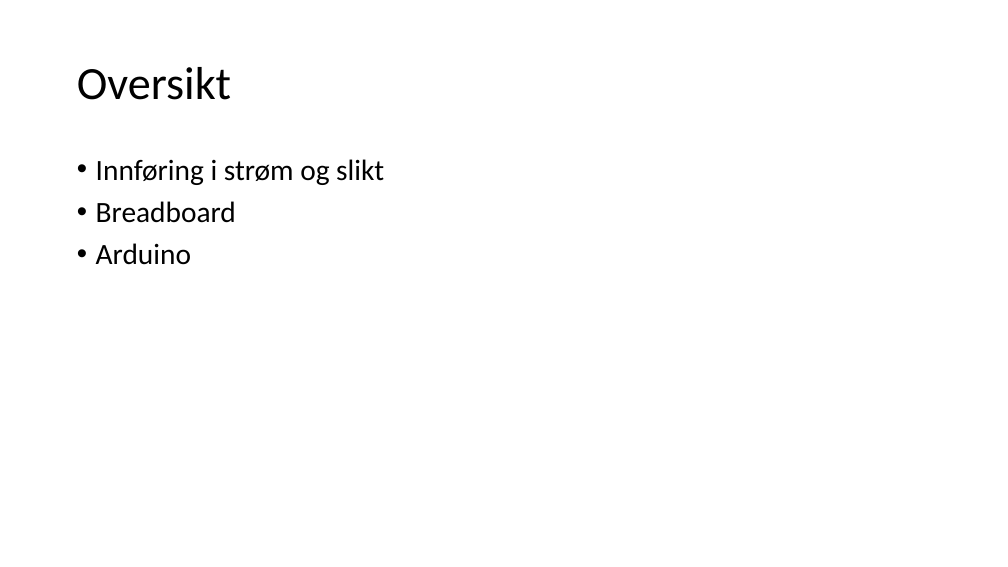
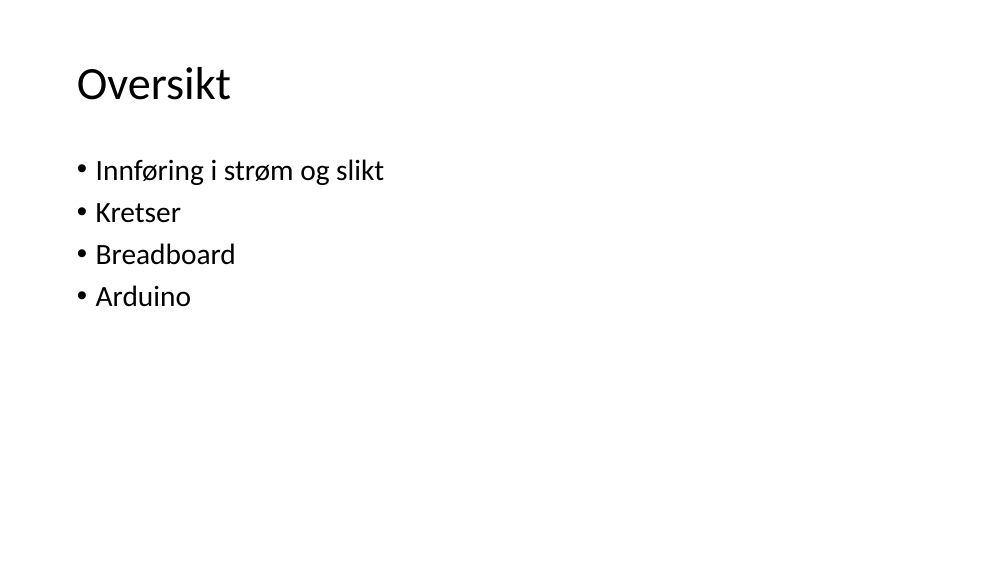
Before and after one commit to Sonat-Consulting/IoT, a slide deck: slide 2 of presentasjoner/Grunnkurs elektro.pptx. Drawn at 1008x567 pixels with LibreOffice and Linux fonts; fonts in the diff are those of the drawing. Boxes give left, top, right and bottom in pixels: in the first picture for what was removed or moved away, otherwise in the second. Text is boxed around its words. In the diff, an @@ line names an element or a change of style, - is before the commit and + after.

```diff
--- a/presentasjoner/Grunnkurs elektro.pptx
+++ b/presentasjoner/Grunnkurs elektro.pptx
@@ text at [96,203,181,223]: paragraph added @@
+• Kretser
```
Also in this commit, not shown: 2 other slides changed.
